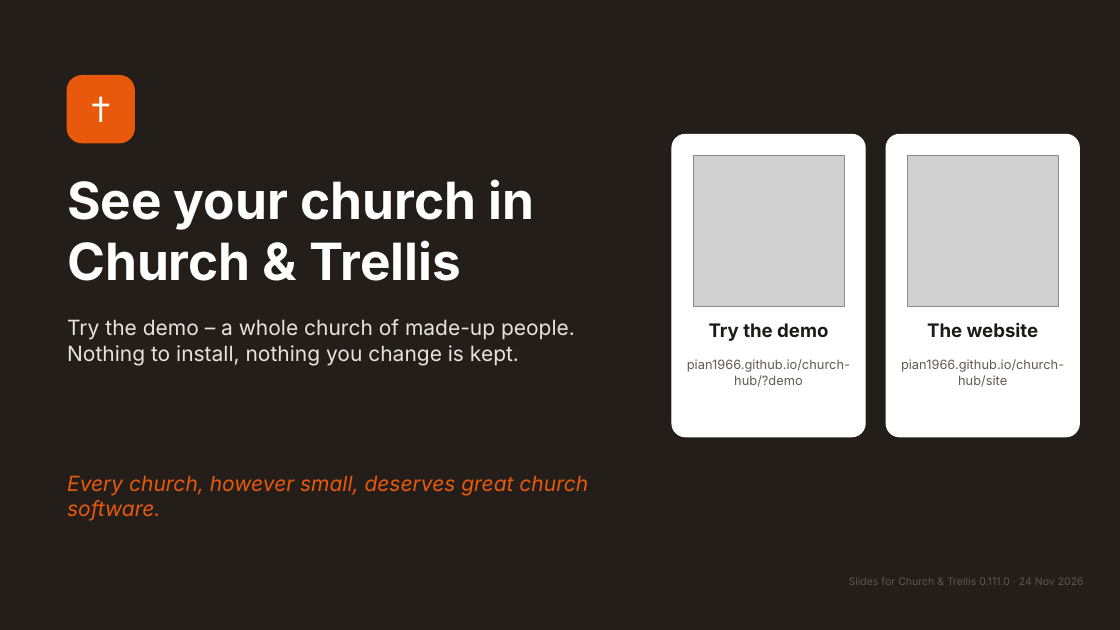
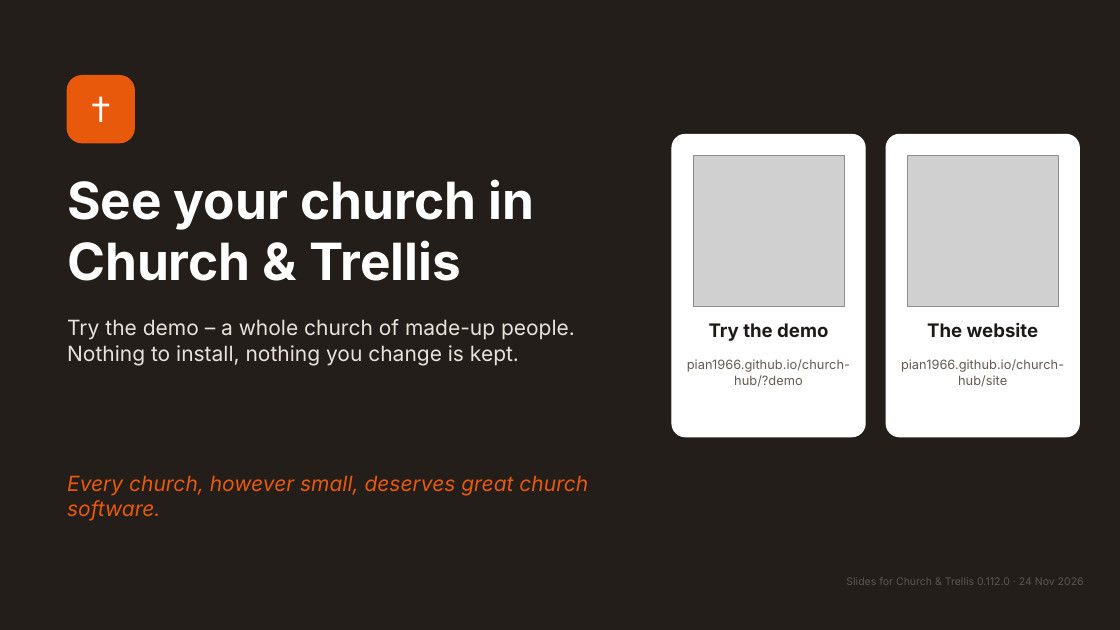
Before and after one commit to pian1966/church-hub, a slide deck: slide 17 of docs/presentation/church-and-trellis-presentation.pptx. Drawn at 1120x630 pixels with LibreOffice and Linux fonts; fonts in the diff are those of the drawing; grey boxes stand for pictures. Boxes give left, top, right and bottom in pixels: in the first picture for what was removed or moved away, otherwise in the second. Text is boxed around its words. In the diff, an @@ line names an element or a change of style, - is before the commit and + after.

```diff
--- a/docs/presentation/church-and-trellis-presentation.pptx
+++ b/docs/presentation/church-and-trellis-presentation.pptx
@@ text at [846,577,1084,585]: text changed @@
-Slides for Church & Trellis 0.111.0 · 24 Nov 2026
+Slides for Church & Trellis 0.112.0 · 24 Nov 2026
```
Also in this commit, not shown: 1 other slide changed, 28 other files.
